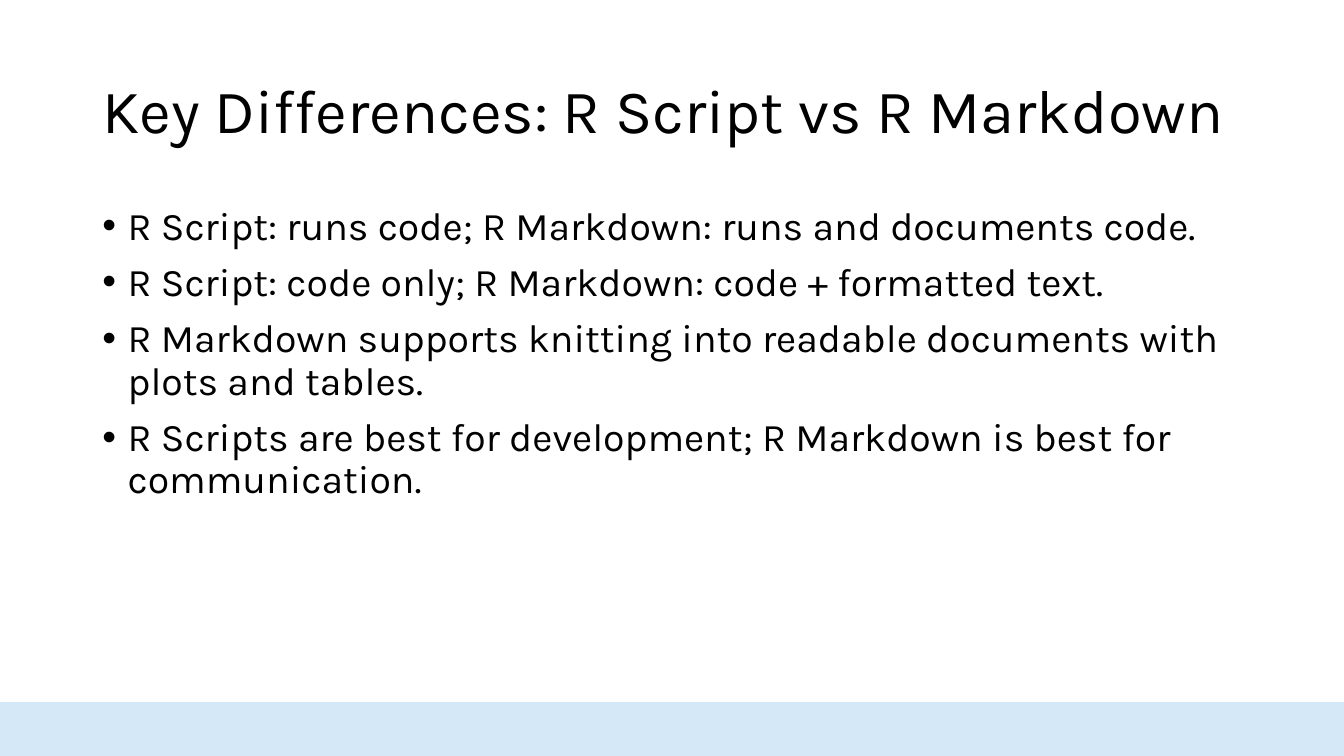
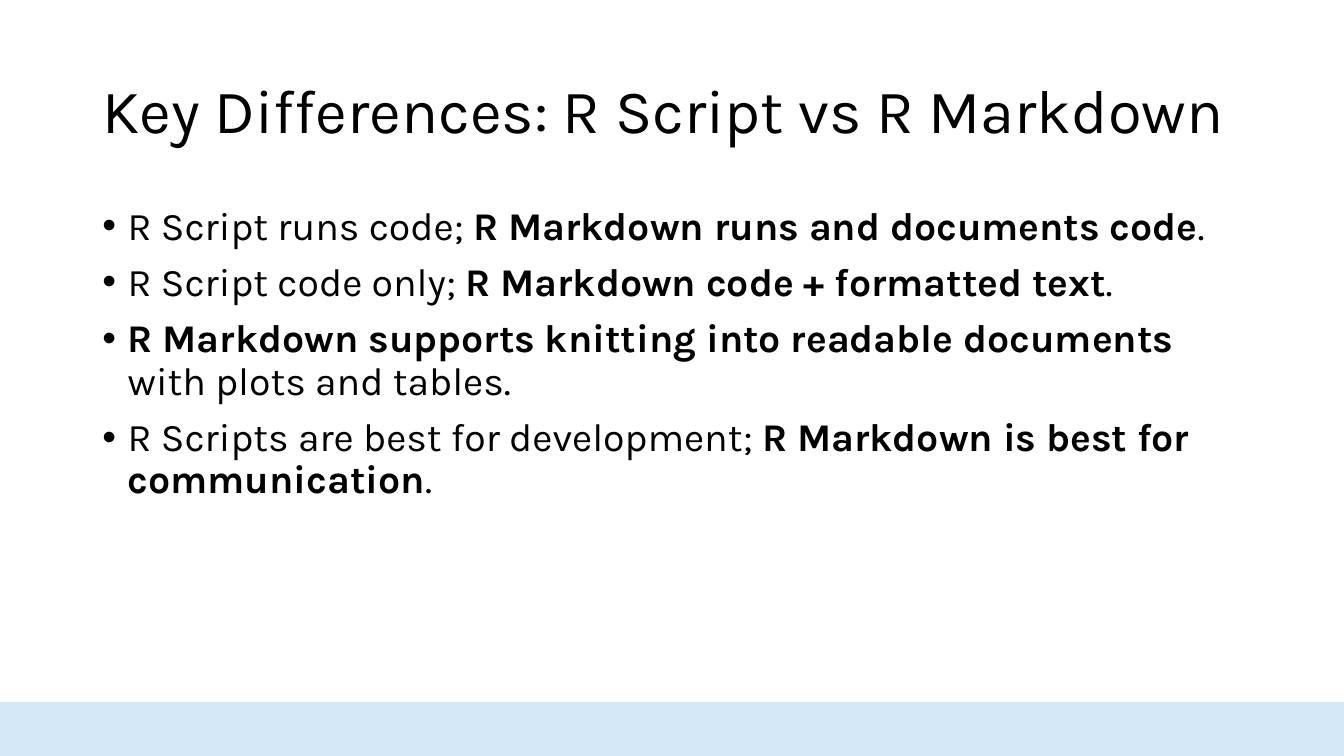
Before and after one commit to HopkinsIDD/seroanalytics_workshop, a slide deck: slide 10 of Lecture 1/Lecture 1.pptx. Drawn at 1344x756 pixels with LibreOffice and Linux fonts; fonts in the diff are those of the drawing; background and template pictures are left out. Boxes give left, top, right and bottom in pixels: in the first picture for what was removed or moved away, otherwise in the second. Text is boxed around its words. In the diff, an @@ line names an element or a change of style, - is before the commit and + after.

```diff
--- a/Lecture 1/Lecture 1.pptx
+++ b/Lecture 1/Lecture 1.pptx
@@ text at [128,213,1205,306]: text changed; bold on @@
-• R Script: runs code; R Markdown: runs and documents code.
-• R Script: code only; R Markdown: code + formatted text.
+• R Script runs code; R Markdown runs and documents code.
+• R Script code only; R Markdown code + formatted text.
@@ text at [128,324,1189,494]: bold on in "R Markdown supports knitting into readable documents", "R Markdown is best for communication." @@
```
Also in this commit, not shown: 4 other slides changed, 1 slide added, 2 other files.
